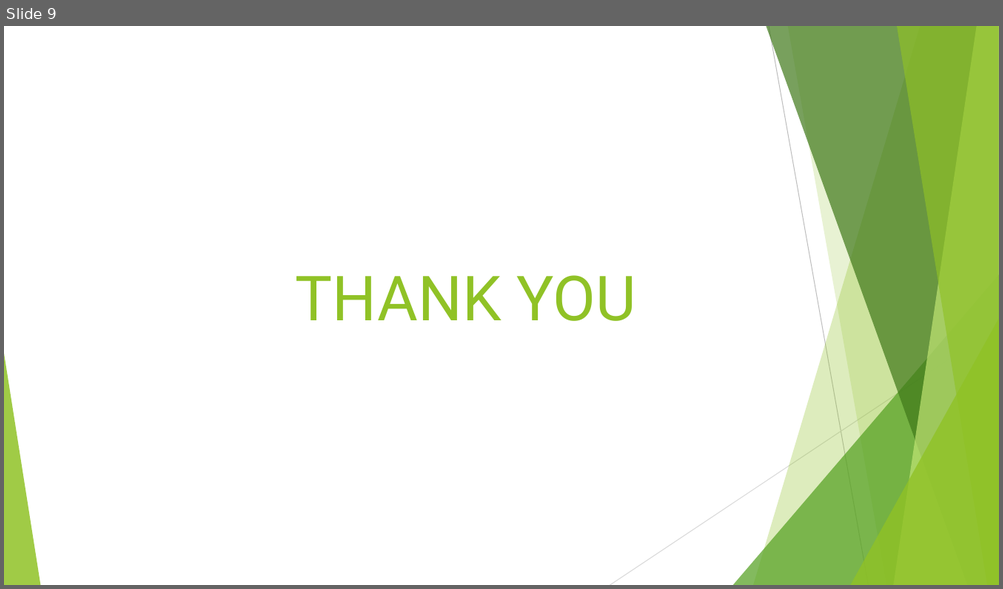
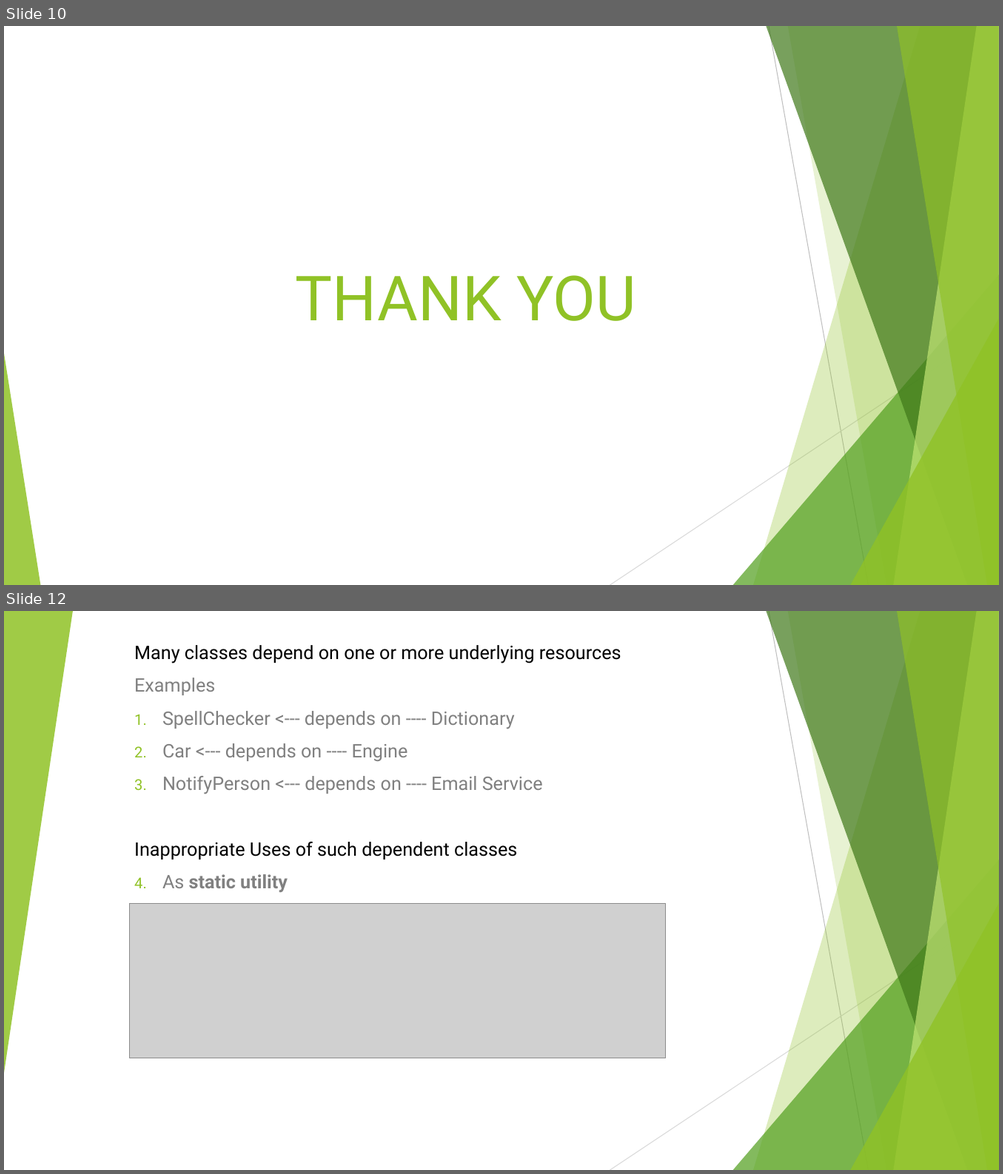
Before and after one commit to chinthanabt/EffectiveJava, a slide deck: EffectiveJava.pptx. Shown one above the other, each under a label of ours: slide 9 before the commit, slides 10 and 12 after it; the slides between them are not shown. The pictures are 1003x589 and 1003x1174 pixels, drawn with LibreOffice and Linux fonts; fonts in the diff are those of the drawing; grey boxes stand for pictures. Boxes give left, top, right and bottom in pixels: in the first picture for what was removed or moved away, otherwise in the second. Text is boxed around its words. In the diff, an @@ line names an element or a change of style, - is before the commit and + after.

```diff
--- a/EffectiveJava.pptx
+++ b/EffectiveJava.pptx
@@ slide 12 added at (4,611,999,1170), background #FFFFFF; not listed: 9 template elements that a slide beside it also shows @@
@@ triangle added at (4,611,73,1073), fill #90C226 at 85% opacity @@
@@ subtitle added at (134,645,621,893), 18 pt, text #808080 @@
+Many classes depend on one or more underlying resources
+Examples
+1. SpellChecker <--- depends on ---- Dictionary
+2. Car <--- depends on ---- Engine
+3. NotifyPerson <--- depends on ---- Email Service
+Inappropriate Uses of such dependent classes
+1. As static utility
@@ picture added at (129,903,666,1058) @@
@@ what was slide 9 is now slide 10 @@
```
Also in this commit, not shown: 11 other slides added.
